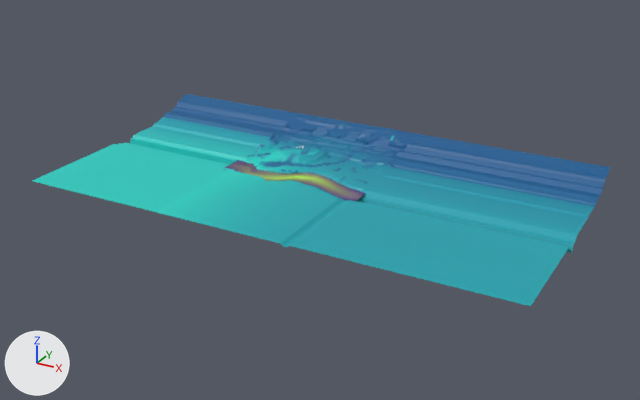
The Blender file 3_Blend_Files/StylizedMeshes.blend, before and after one commit.
One viewpoint serves both versions: a 50 mm camera at (273.0, -495.0, 215.0) aimed at (23.0, -41.0, -12.0). Lighting does not change. The marker at lower left points along +X, +Y and +Z. The first picture is the older version.

Names of what the first picture shows: 'River', 'Terrain'.
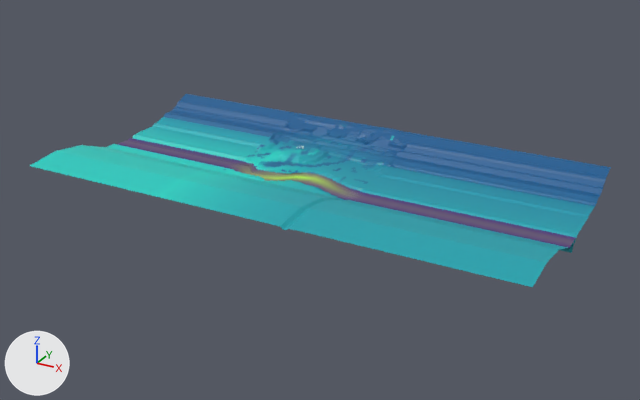
Where the newer file only moved an object's origin or applied its transform, the numbers keep the older frame.

Pixel boxes (x1, y1, x2, y2) of what changed, in the pictures (640 x 400 px):
'Terrain', reshaped (9% shorter)
    before: (32, 94, 611, 306)
    after: (30, 94, 611, 287)
part 1 of me_grid_001, built on
    before: (32, 147, 568, 306)
    after: (30, 145, 568, 287)
part 2 of me_grid_002, added (purple)
    after: (117, 138, 237, 168)
part 3 of me_grid_002, added (purple)
    after: (356, 193, 576, 249)

Patch to the scene script:
```diff
--- a/3_Blend_Files/StylizedMeshes.blend.py
+++ b/3_Blend_Files/StylizedMeshes.blend.py
@@ me_grid_001 @@
 # used by ob_terrain; location = (0.0, 0.0, 0.0)
-me_grid_001.from_pydata(...)  # 2756 vertices, 2652 faces; spans x -145.0..183.0, y -121.0..46.0, z -12.0..11.0
+me_grid_001.from_pydata(...)  # 2862 vertices, 2756 faces; spans x -145.0..183.0, y -121.0..46.0, z -12.0..11.0
+# me_grid_001 part 1
+# 2 vertices are removed from x -145.0..183.0, y -121.0, z -4.0
+# 52 faces are deleted
+# 49 vertices in x -50.0..50.0, y -121.0, z -4.0 move by (0.0, 0.0, 11.0)
+# 2 vertices move from x 44.0..46.0, y -121.0, z -5.0 to x 44.0..46.0, y -121.0, z 5.0
+# 6 vertices are added at (-145.0, -121.0, 7.0), (183.0, -121.0, 7.0), (46.0, -98.0, 8.0), (46.0, -74.0, 4.0), (44.0, -74.0, 4.0), (44.0, -98.0, 8.0)
+# 51 new vertices lie (0.0, -24.0, 10.0) away from vertices in x -145.0..183.0, y -50.0, z -4.0
+# 51 new vertices lie (0.0, -24.0, 3.0) away from vertices in x -145.0..183.0, y -74.0, z 6.0
+# 156 new faces join them
 me_grid_001.materials.append(mat_material)
@@ me_grid_002 @@
 # used by ob_river; location = (0.0, -35.3, -7.8)
-me_grid_002.from_pydata(...)  # 341 vertices, 300 faces; spans x -51.1..51.3, y -15.1..15.8, z 2.4..3.8
+me_grid_002.from_pydata(...)  # 403 vertices, 360 faces; spans x -144.5..182.5, y -15.1..15.8, z 2.4..3.8
+# me_grid_002 part 2
+# 4 vertices are added at (-144.5, 4.2, 2.9), (-144.5, 4.8, 2.9), (-144.5, 5.4, 2.9), (-144.5, 5.9, 2.8)
+# 27 new vertices lie (-93.4, 0.0, 0.0) away from vertices in x -51.1, y -5.5..11.5, z 2.9..3.0
+# 30 new faces join them
+# me_grid_002 part 3
+# 31 new vertices lie (131.2, 0.0, 0.0) away from vertices in x 51.3, y -14.1..2.9, z 2.9
+# 30 new faces join them
 me_grid_002.materials.append(mat_material)
```
